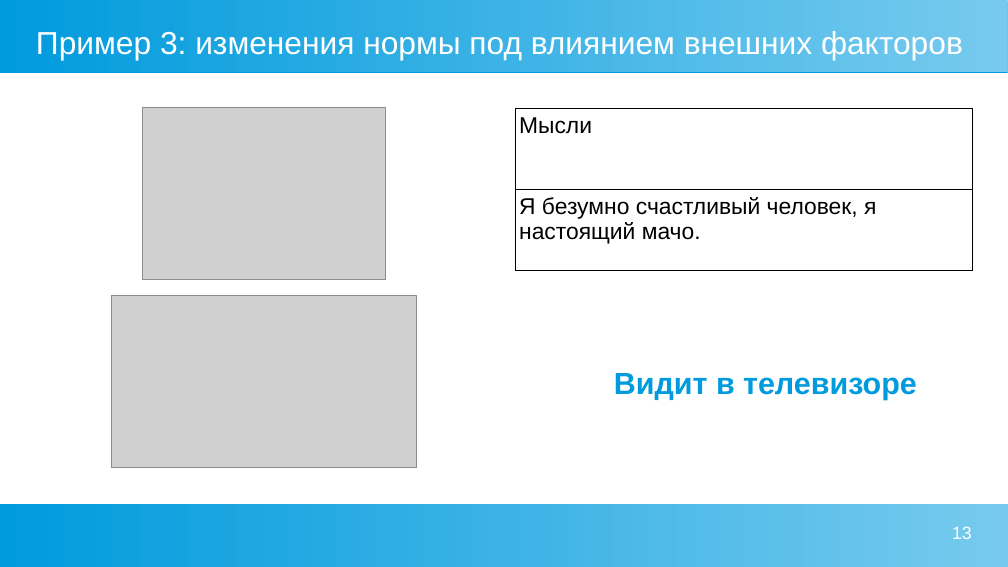
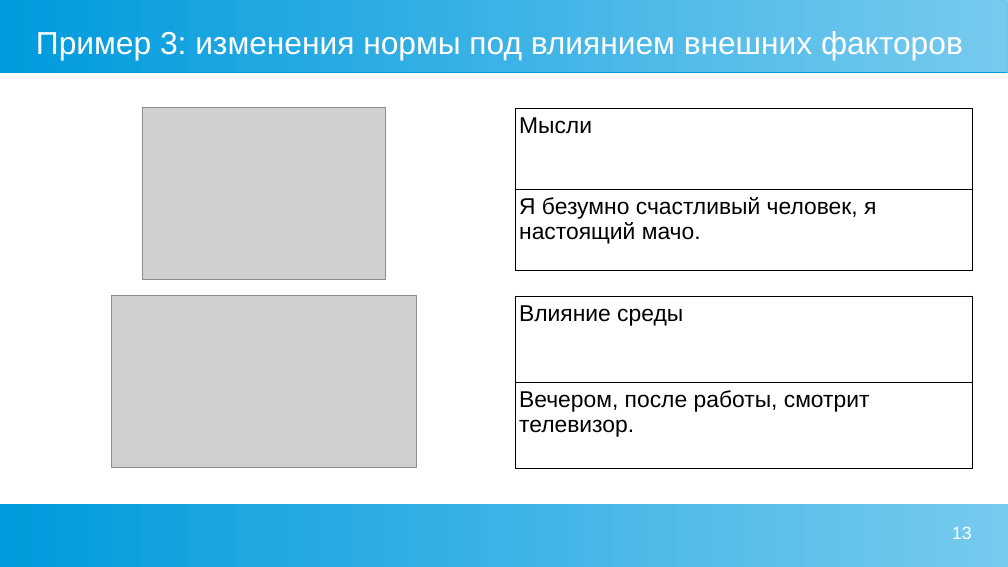
Before and after one commit to Chularev/articles, a slide deck: slide 13 of Psychology/2. гомеостаз и мотивация.odp. Drawn at 1008x567 pixels with LibreOffice and Linux fonts; fonts in the diff are those of the drawing; grey boxes stand for pictures. Boxes give left, top, right and bottom in pixels: in the first picture for what was removed or moved away, otherwise in the second. Text is boxed around its words. In the diff, an @@ line names an element or a change of style, - is before the commit and + after.

Commit message:
tmp

```diff
--- a/Psychology/2. гомеостаз и мотивация.odp
+++ b/Psychology/2. гомеостаз и мотивация.odp
@@ table added at (516, 296, 972, 468), 2 rows, 1 columns @@
+Влияние среды
+Вечером, после работы, смотрит телевизор.
@@ text removed at (614, 373, 917, 399) @@
-Видит в телевизоре
```
